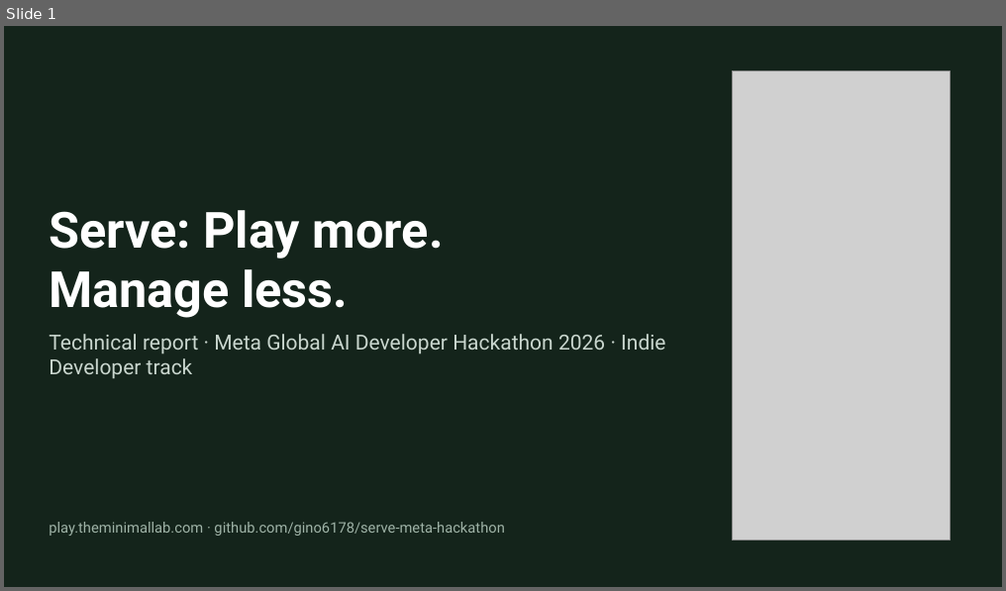
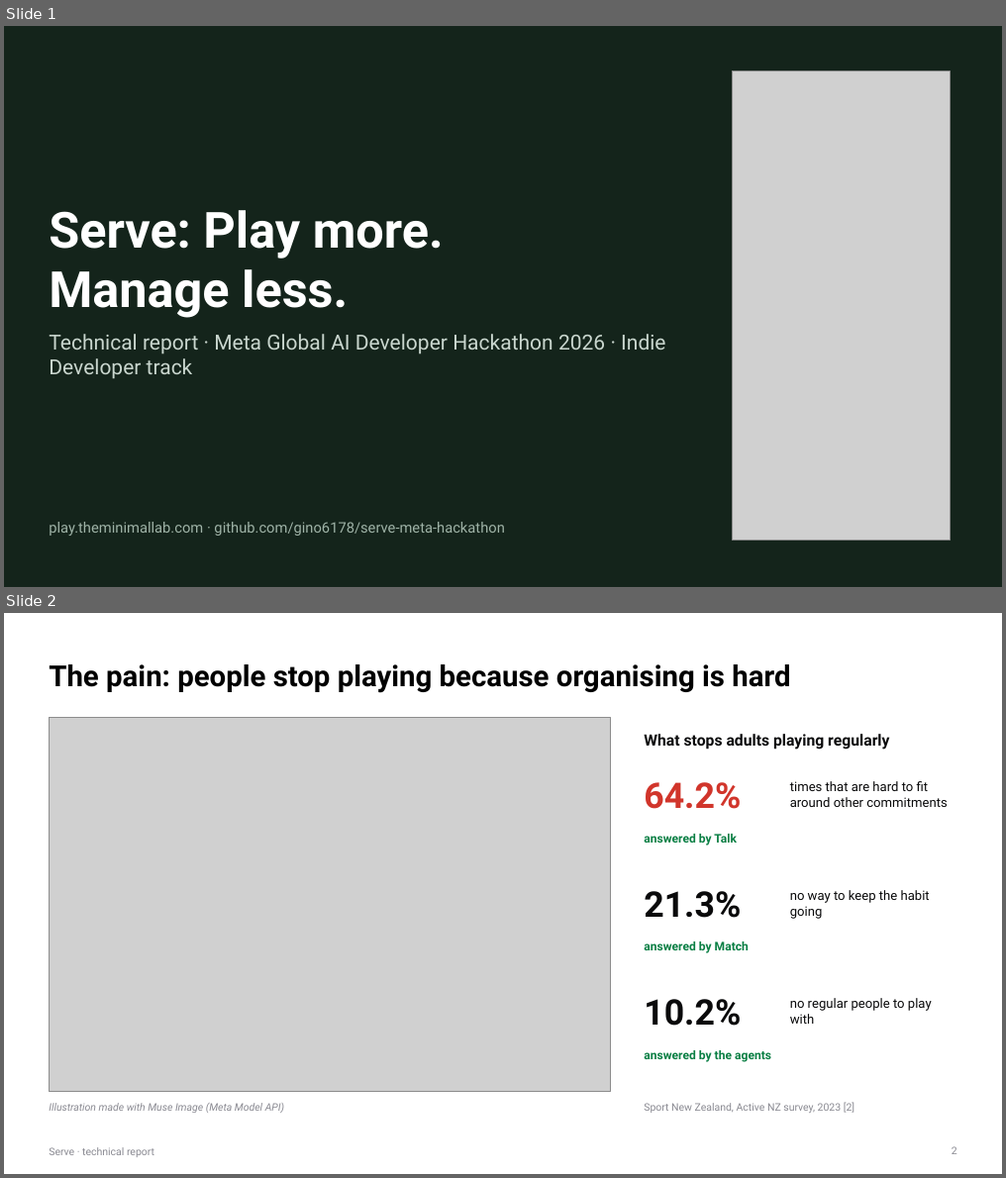
Before and after one commit to gino6178/serve-meta-hackathon, a slide deck: submission/pdf/serve_technical_report.pptx. Shown one above the other, each under a label of ours: slide 1 before the commit, slides 1 and 2 after it. The pictures are 1006x591 and 1006x1178 pixels, drawn with LibreOffice and Linux fonts; fonts in the diff are those of the drawing; grey boxes stand for pictures. Boxes give left, top, right and bottom in pixels: in the first picture for what was removed or moved away, otherwise in the second. Text is boxed around its words. In the diff, an @@ line names an element or a change of style, - is before the commit and + after.

```diff
--- a/submission/pdf/serve_technical_report.pptx
+++ b/submission/pdf/serve_technical_report.pptx
@@ slide 2 added at [4, 613, 1002, 1174], background #FFFFFF @@
@@ title added at [49, 664, 790, 693], 28 pt, text #000000, bold @@
+The pain: people stop playing because organising is hard
@@ picture added at [49, 718, 611, 1092] @@
@@ text added at [644, 734, 889, 750], 15 pt, text #0A0A0B, bold @@
+What stops adults playing regularly
@@ text added at [644, 782, 741, 809], 34 pt, text #D1352B, bold @@
+64.2%
@@ text added at [790, 781, 947, 807], 12.5 pt, text #0A0A0B @@
+times that are hard to fit around other commitments
@@ text added at [644, 834, 737, 846], 11.5 pt, text #0A7F44, bold @@
+answered by Talk
@@ text added at [644, 891, 741, 918], 34 pt, text #0A0A0B, bold @@
+21.3%
@@ text added at [790, 890, 930, 919], 12.5 pt, text #0A0A0B @@
+no way to keep the habit going
@@ text added at [644, 942, 748, 954], 11.5 pt, text #0A7F44, bold @@
+answered by Match
@@ text added at [790, 998, 932, 1024], 12.5 pt, text #0A0A0B @@
+no regular people to play with
@@ text added at [644, 999, 741, 1026], 34 pt, text #0A0A0B, bold @@
+10.2%
@@ text added at [644, 1051, 771, 1062], 11.5 pt, text #0A7F44, bold @@
+answered by the agents
@@ text added at [49, 1103, 284, 1113], 10 pt, text #8A8A92, italic @@
+Illustration made with Muse Image (Meta Model API)
@@ text added at [644, 1102, 854, 1113], 10 pt, text #8A8A92 @@
+Sport New Zealand, Active NZ survey, 2023 [2]
@@ page number added at [951, 1147, 957, 1155], 10 pt, text #8A8A92 @@
+2
@@ text added at [49, 1148, 154, 1157], 10 pt, text #8A8A92 @@
+Serve · technical report
```
Also in this commit, not shown: 1 slide changed, 6 other files.
